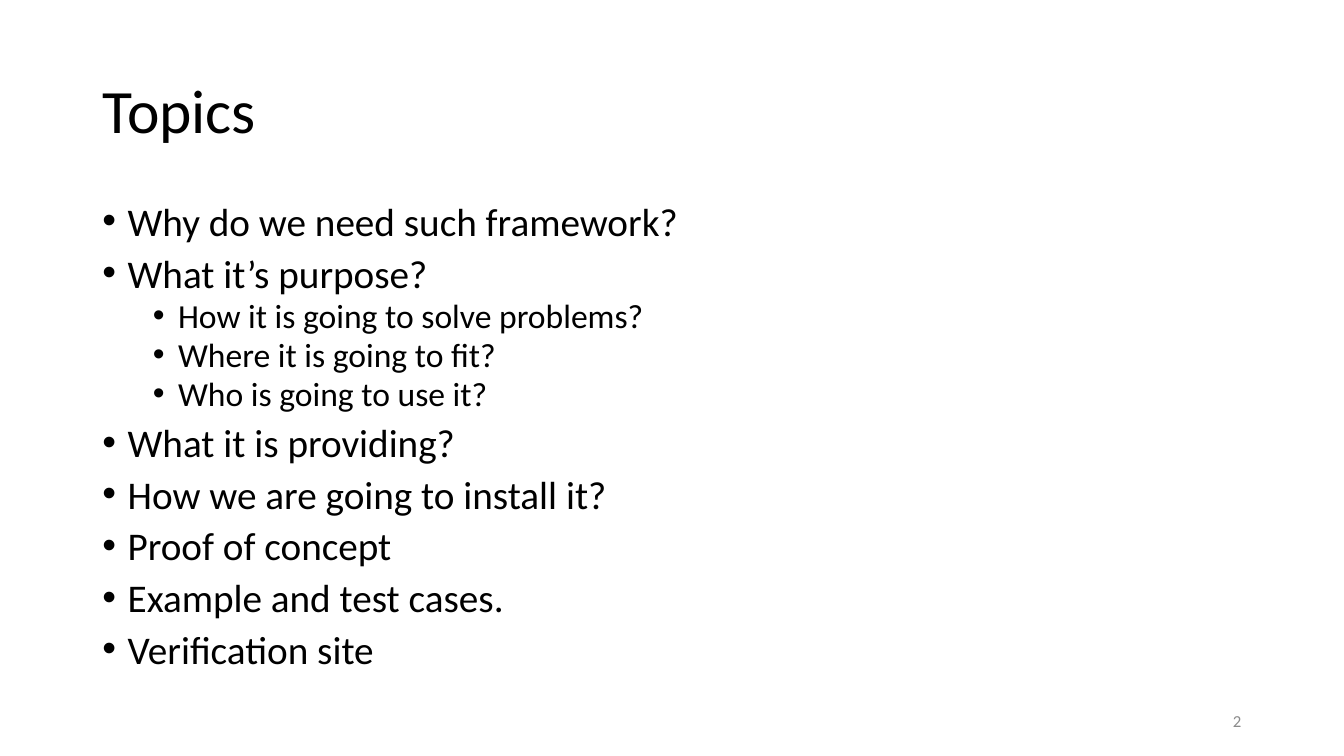
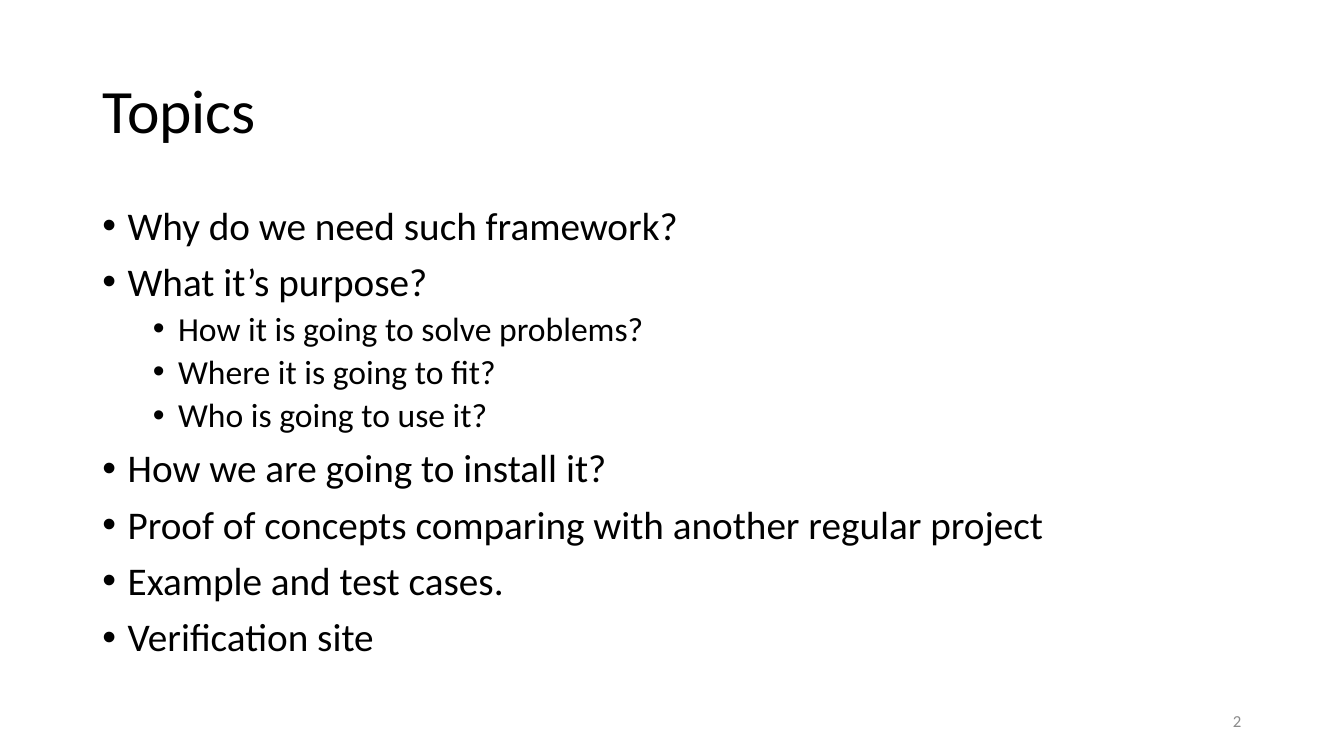
Before and after one commit to accorddeveloper/ASP.NET-MVC-Bootstrapper-Installed-Example, a slide deck: slide 2 of ASP.NET Presentation_2.pptx. Drawn at 1344x756 pixels with LibreOffice and Linux fonts; fonts in the diff are those of the drawing. Boxes give left, top, right and bottom in pixels: in the first picture for what was removed or moved away, otherwise in the second. Text is boxed around its words. In the diff, an @@ line names an element or a change of style, - is before the commit and + after.

Commit message:
slide changes

```diff
--- a/ASP.NET Presentation_2.pptx
+++ b/ASP.NET Presentation_2.pptx
@@ text at box(128, 212, 678, 652): line spacing 0.8 to 0.9 @@
@@ text at box(128, 429, 455, 464): paragraph removed @@
-• What it is providing?
@@ text at box(128, 511, 1043, 546): text changed @@
-• Proof of concept
+• Proof of concepts comparing with another regular project
```
Also in this commit, not shown: 1 other slide changed, 2 slides added.
